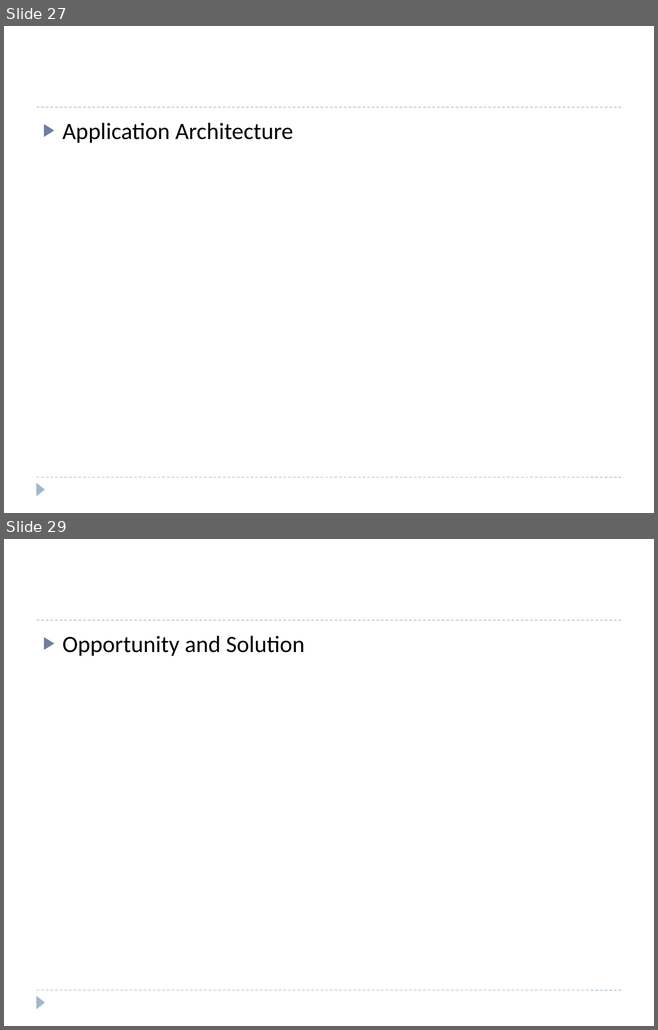
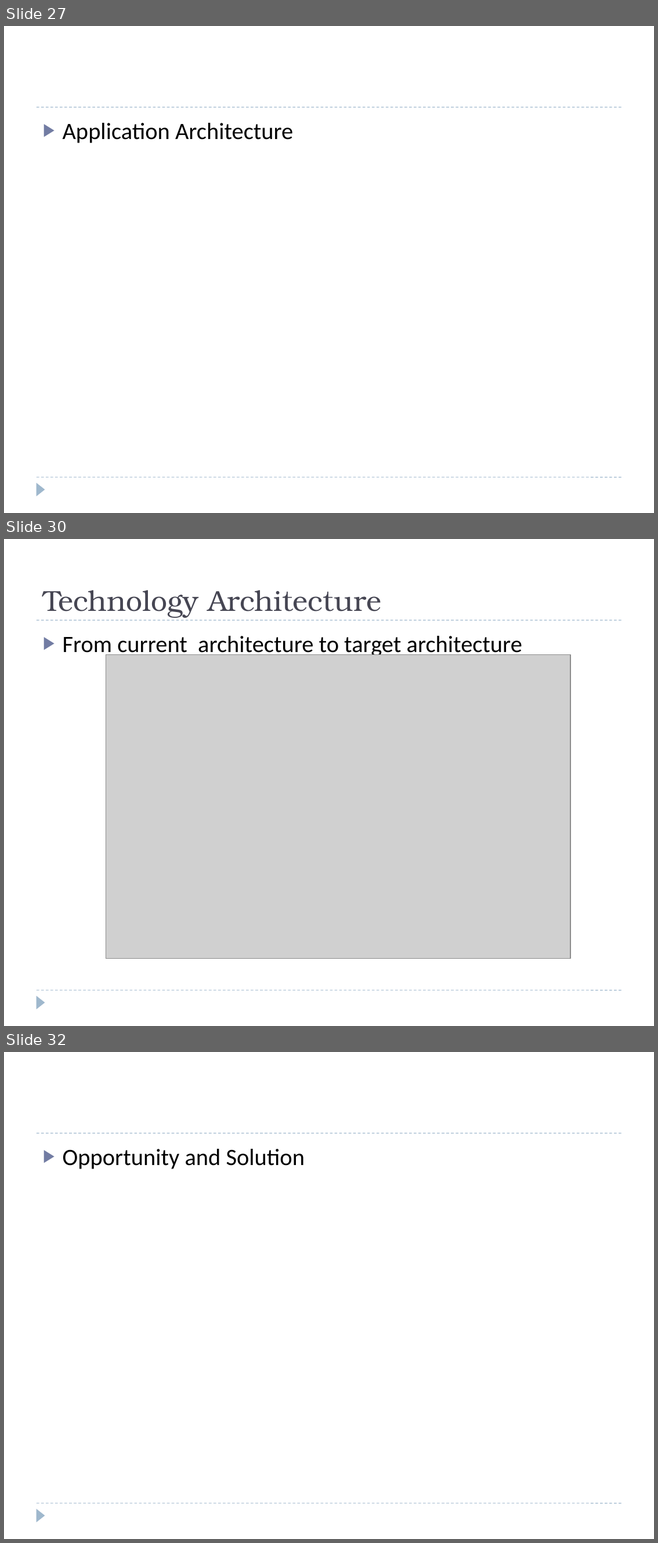
Before and after one commit to windieccf/t1-shipping, a slide deck: Enterprise Architech Presentation.pptx. Shown one above the other, each under a label of ours: slides 27 and 29 before the commit, slides 27, 30 and 32 after it; the slides between them are not shown. The pictures are 658x1030 and 658x1543 pixels, drawn with LibreOffice and Linux fonts; fonts in the diff are those of the drawing; grey boxes stand for pictures. Boxes give left, top, right and bottom in pixels: in the first picture for what was removed or moved away, otherwise in the second. Text is boxed around its words. In the diff, an @@ line names an element or a change of style, - is before the commit and + after.

```diff
--- a/Enterprise Architech Presentation.pptx
+++ b/Enterprise Architech Presentation.pptx
@@ slide 30 added at [4,539,654,1026], background #FFFFFF; not listed: 3 template elements that a slide beside it also shows @@
@@ title added at [43,590,381,618], 32 pt, text #464653 @@
+Technology Architecture
@@ text added at [63,636,522,658], 26 pt, text #000000 @@
+▶ From current architecture to target architecture
@@ picture added at [106,654,571,959] @@
@@ picture added at [107,655,498,959] @@
@@ what was slide 29 is now slide 32 @@
```
Also in this commit, not shown: 1 slide changed, 2 other slides added.
